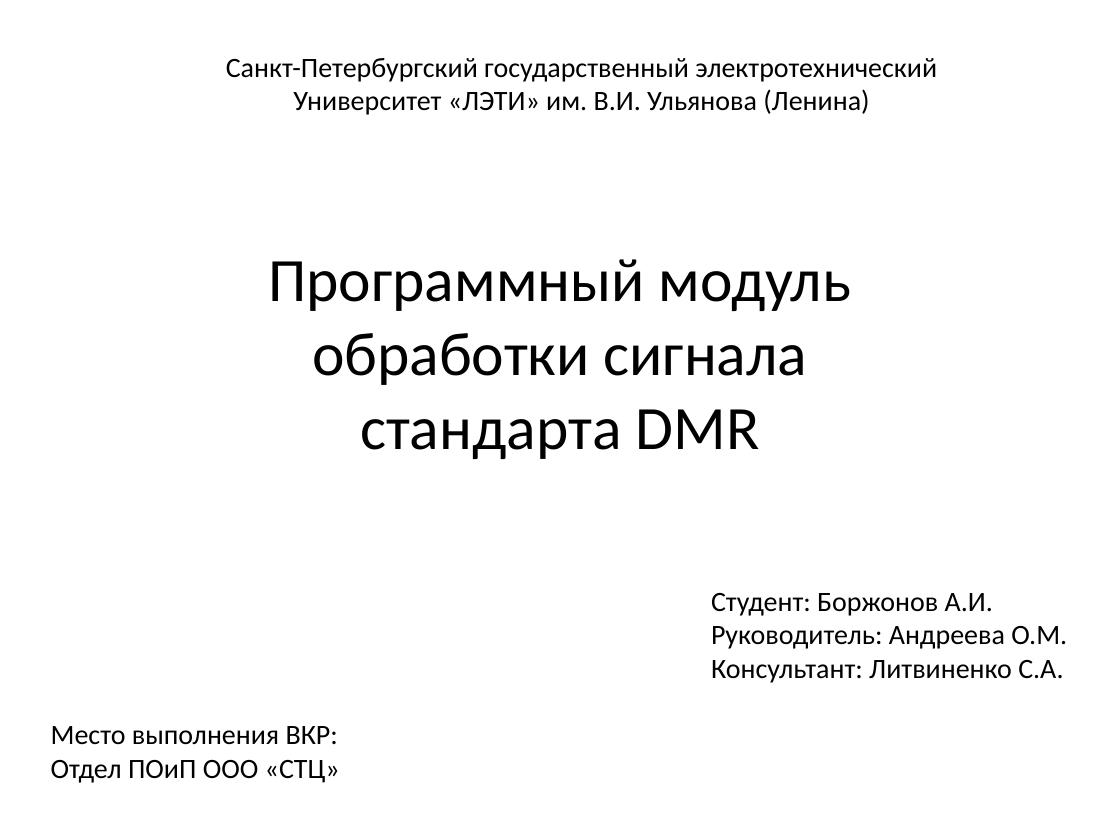
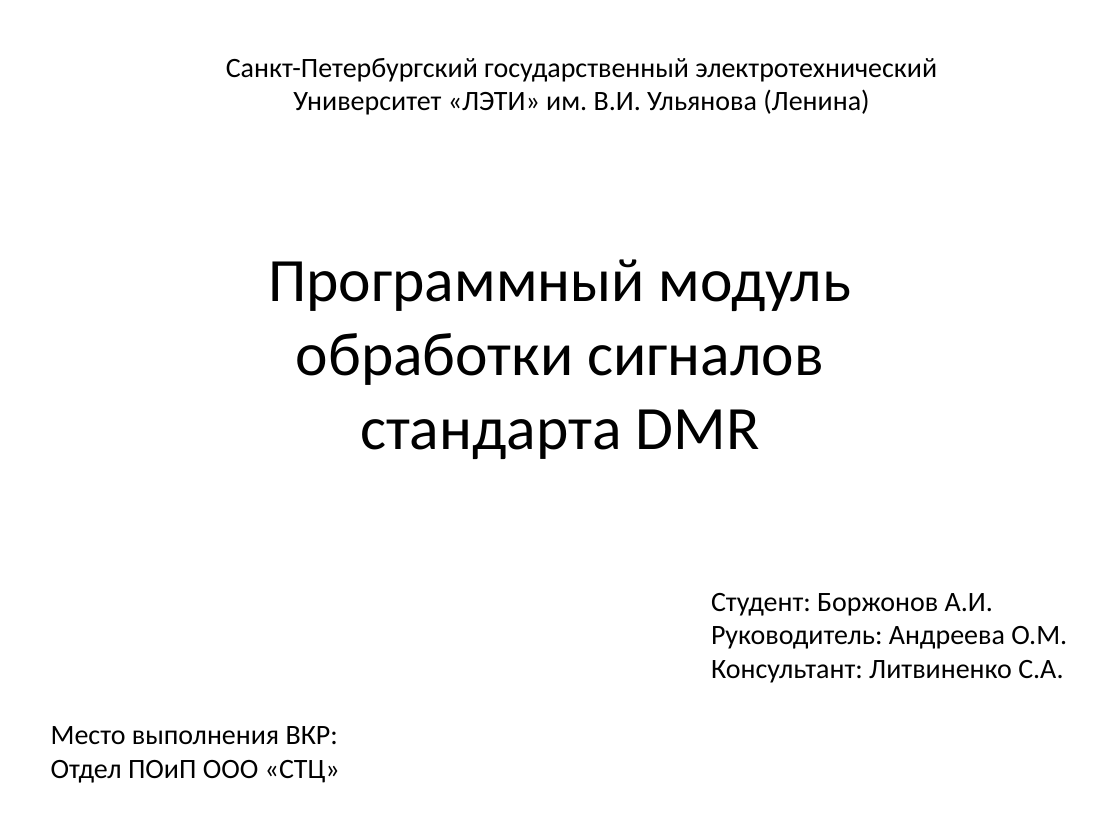
Before and after one commit to BorzhonovAI/magistr, a slide deck: slide 1 of Презентация Диплом.pptx. Drawn at 1120x840 pixels with LibreOffice and Linux fonts; fonts in the diff are those of the drawing. Boxes give left, top, right and bottom in pixels: in the first picture for what was removed or moved away, otherwise in the second. Text is boxed around its words. In the diff, an @@ line names an element or a change of style, - is before the commit and + after.

```diff
--- a/Презентация Диплом.pptx
+++ b/Презентация Диплом.pptx
@@ title at (x1=268, y1=259, x2=851, y2=459): text changed @@
-Программный модуль
-обработки сигнала
-стандарта DMR
+Программный модуль
+обработки сигналов
+стандарта DMR
```
Also in this commit, not shown: 1 other slide changed, 21 other files.
